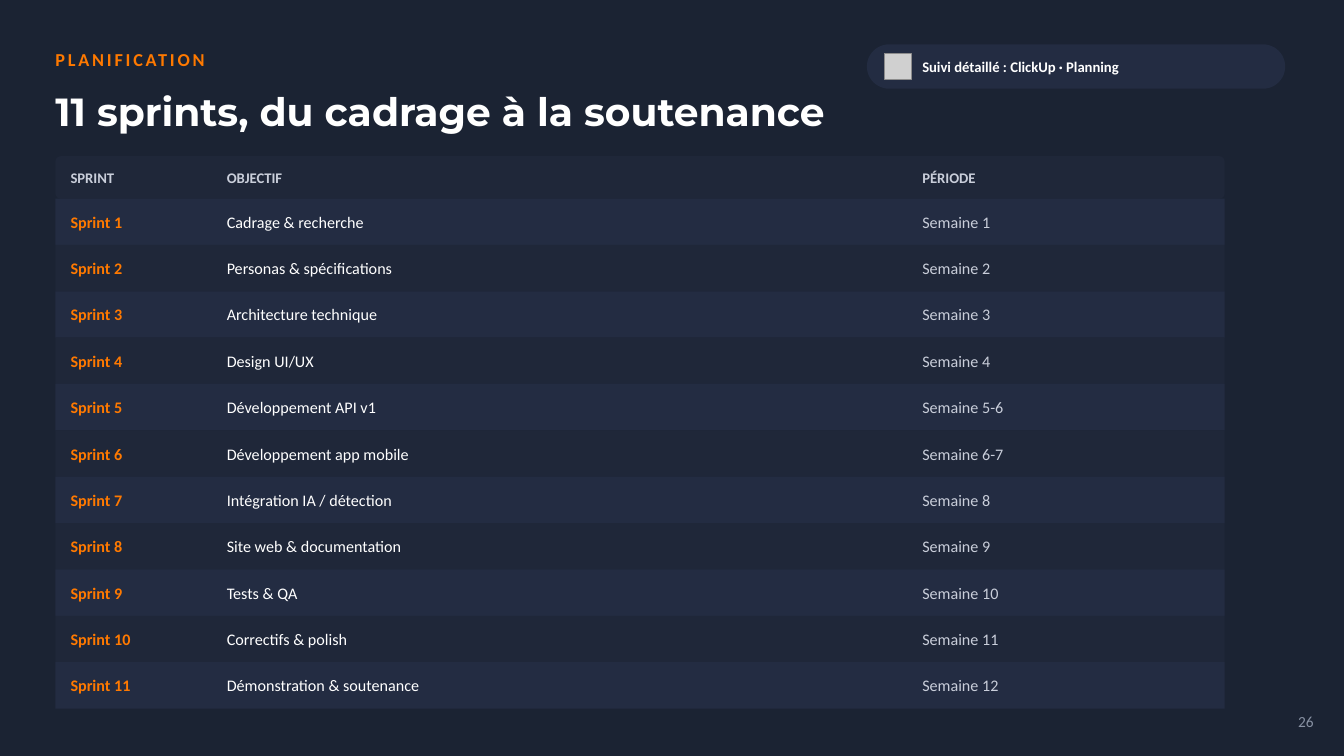
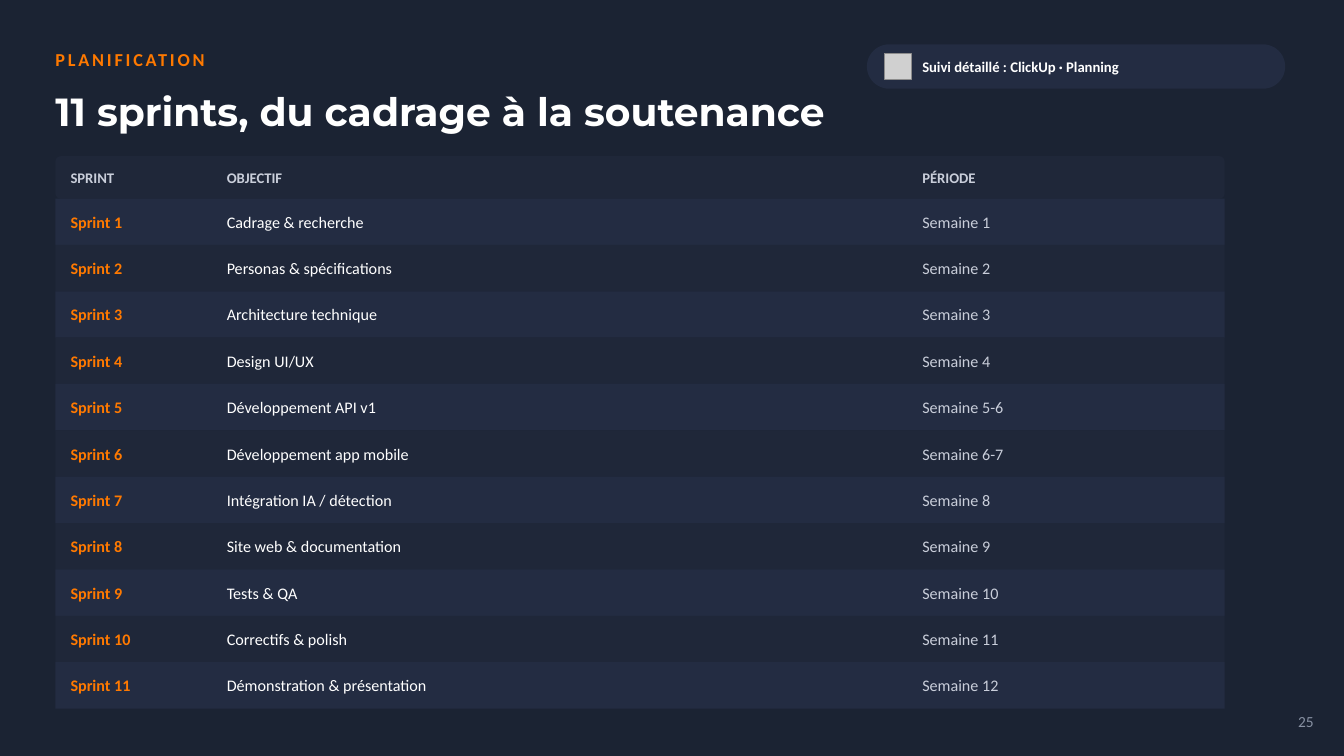
Before and after one commit to kwismo-support/Kwismo, a slide deck: slide 25 of cadrage/KWISMO_Presentation.pptx (slide 26 before the commit). Drawn at 1344x756 pixels with LibreOffice and Linux fonts; fonts in the diff are those of the drawing; grey boxes stand for pictures; background and template pictures are left out. Boxes give left, top, right and bottom in pixels: in the first picture for what was removed or moved away, otherwise in the second. Text is boxed around its words. In the diff, an @@ line names an element or a change of style, - is before the commit and + after.

```diff
--- a/cadrage/KWISMO_Presentation.pptx
+++ b/cadrage/KWISMO_Presentation.pptx
@@ text at (x1=227, y1=680, x2=426, y2=694): text changed @@
-Démonstration & soutenance
+Démonstration & présentation
@@ text at (x1=1298, y1=717, x2=1314, y2=727): text changed @@
-26
+25
```
Also in this commit, not shown: 11 other slides changed, 2 slides removed, 22 other files.
